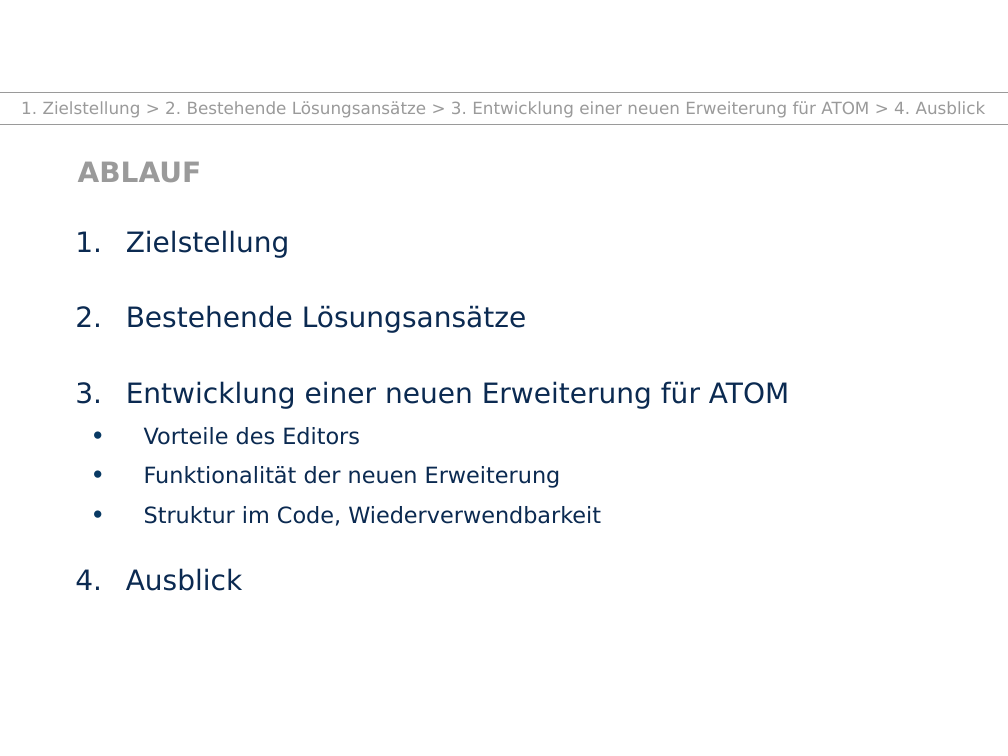
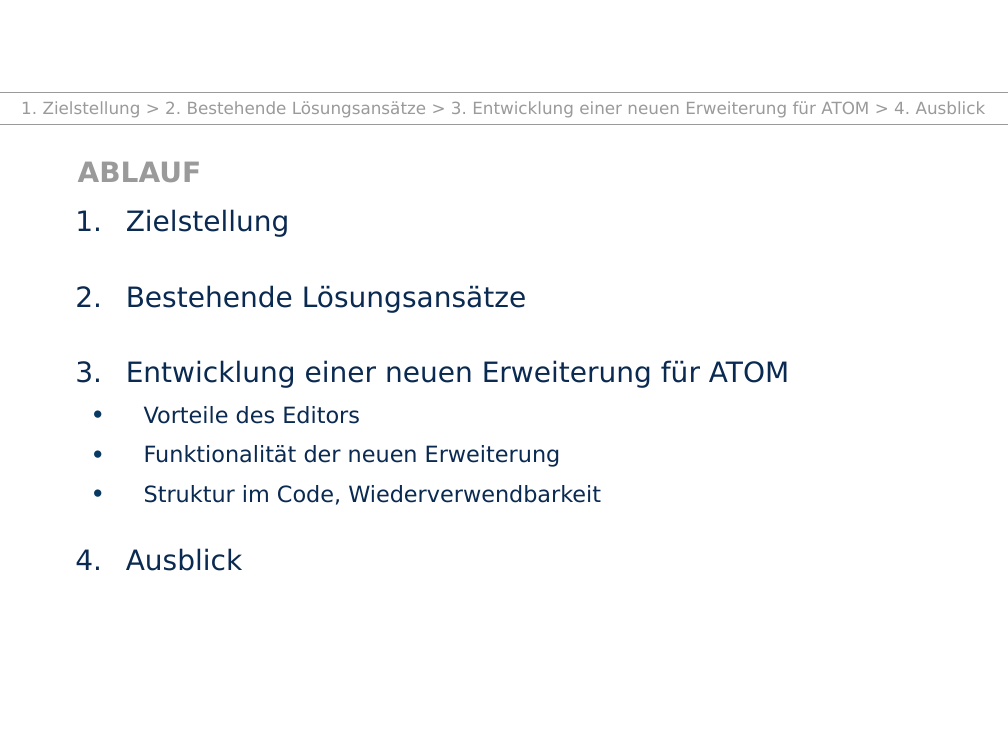
Before and after one commit to TUD-INF-IAI-MCI/agsbs_atom_package, a slide deck: slide 2 of presentation.pptx. Drawn at 1008x756 pixels with LibreOffice and Linux fonts; fonts in the diff are those of the drawing; background and template pictures are left out. Boxes give left, top, right and bottom in pixels: in the first picture for what was removed or moved away, otherwise in the second. Text is boxed around its words. In the diff, an @@ line names an element or a change of style, - is before the commit and + after.

```diff
--- a/presentation.pptx
+++ b/presentation.pptx
@@ text "Zielstellung": place and size @@
-text "Zielstellung" at (126,230,789,591)
+text "Zielstellung" at (126,209,789,571)
```
Also in this commit, not shown: 5 other slides changed.
